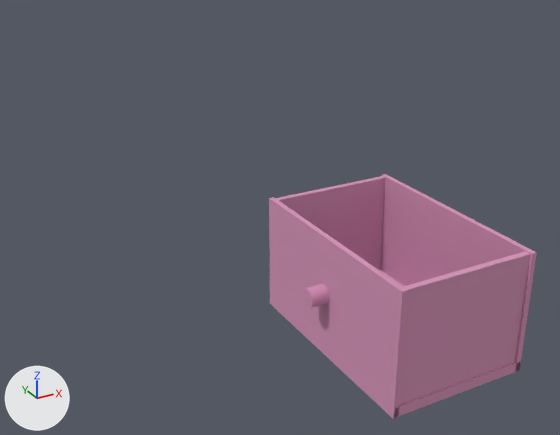
One commit to the OBJ model ProyectoFinal/ProyectoFinal/Models/Cajon/Cajon_Arriba.obj: the scene before it, then after it.
Both versions are drawn from a 50 mm camera at (-9.11, -1.84, 7.02) aimed at (-3.12, 9.05, 1.57). Arrows for +X, +Y and +Z are at lower left; the lights stay in place. Where no turn or scale is listed for an object, it has been applied to the vertices. Vertices at the same position are counted once.

Script lines for the objects in view, before the commit:
```python
me_cajon_arriba = bpy.data.meshes.new('Cajon_Arriba')
me_cajon_arriba.from_pydata(...)  # a box spanning x -3.42..-3.35, y 3.16..5.78, z 2.04..3.49; a box spanning x -5.06..-5.0, y 3.16..5.78, z 2.04..3.49; a box spanning x -5.05..-3.35, y 3.16..5.78, z 2.05..2.16; a box spanning x -5.05..-3.35, y 3.19..3.26, z 2.12..3.48; a 20-sided cylinder along x spanning x -5.28..-5.05, y 4.4..4.62, z 2.7..2.93; a box spanning x -5.05..-3.35, y 5.7..5.77, z 2.12..3.48
me_cajon_arriba.materials.append(mat_lambert2sg)  # picture img_rosa_png
ob_cajon_arriba = bpy.data.objects.new('Cajon_Arriba', me_cajon_arriba)
ob_cajon_arriba.location = (0.0, 0.0, 0.0)
```
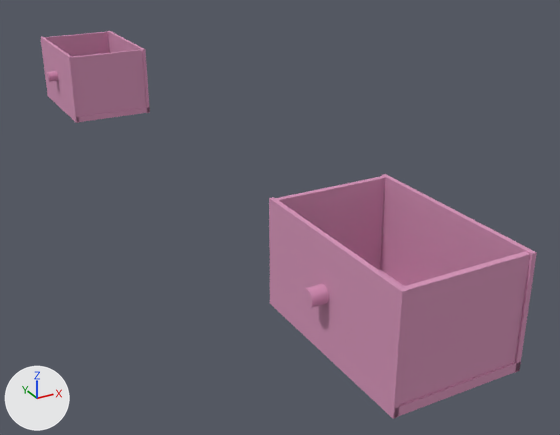
The newer file is also rescaled (x0.106), turned or shifted as a whole; pictures and numbers use the older file's frame.

What differs and where, as boxes [x1, y1, x2, y2] in the pictures (560 x 435 px):
'Cajon_Arriba', reshaped (85% wider, 58% taller)
    before: [269, 174, 537, 419]
    after: [40, 31, 537, 419]
part 1 of me_cajon_arriba, added (pink)
    after: [107, 31, 150, 113]
part 2 of me_cajon_arriba, added (pink)
    after: [40, 37, 79, 123]
part 3 of me_cajon_arriba, added
    after: [77, 107, 150, 122]
part 4 of me_cajon_arriba, added (purple)
    after: [72, 50, 146, 117]
part 5 of me_cajon_arriba, added
    after: [46, 71, 58, 82]
part 6 of me_cajon_arriba, added (brown)
    after: [44, 32, 110, 57]

The change in detail:
Material 'Cajon_Abajo:lambert2SG' (mat_cajon_abajo_lambert2sg) is new.
Its texture is img_rosa_png.
Its roughness is 1.0.
me_cajon_arriba is used by ob_cajon_arriba; location (0.0, 0.0, 0.0).
me_cajon_arriba had 82 vertices, 90 faces and spanned x -5.28..-3.35, y 3.16..5.78, z 2.04..3.49.
me_cajon_arriba now has 164 vertices, 180 faces and spans x -5.28..-3.35, y 3.16..17.46, z 2.04..3.49.
me_cajon_arriba part 1: a new loose piece, a box spanning x -3.417..-3.354, y 14.841..17.462, z 2.043..3.494, in mat_lambert2sg (picture img_rosa_png).
me_cajon_arriba part 2: a new loose piece, a box spanning x -5.062..-4.999, y 14.841..17.462, z 2.043..3.494, in mat_lambert2sg (picture img_rosa_png).
me_cajon_arriba part 3: a new loose piece, a box spanning x -5.05..-3.35, y 14.84..17.46, z 2.05..2.16, in mat_lambert2sg (picture img_rosa_png).
me_cajon_arriba part 4: a new loose piece, a box spanning x -5.049..-3.353, y 14.868..14.939, z 2.123..3.48, in mat_lambert2sg (picture img_rosa_png).
me_cajon_arriba part 5: a new loose piece, a 20-sided cylinder along x spanning x -5.28..-5.05, y 16.08..16.3, z 2.7..2.93, in mat_lambert2sg (picture img_rosa_png).
me_cajon_arriba part 6: a new loose piece, a box spanning x -5.049..-3.353, y 17.38..17.452, z 2.123..3.48, in mat_lambert2sg (picture img_rosa_png).
me_cajon_arriba now uses material mat_cajon_abajo_lambert2sg (picture img_rosa_png).
